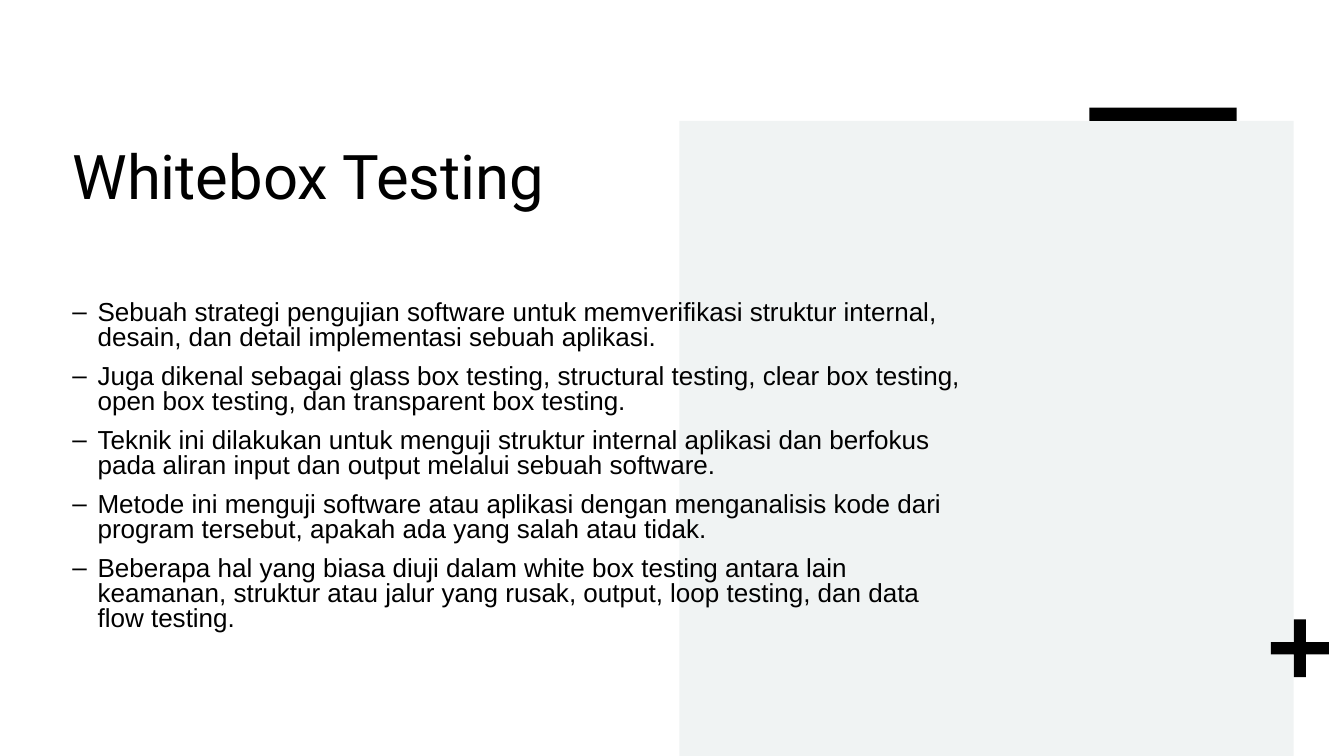
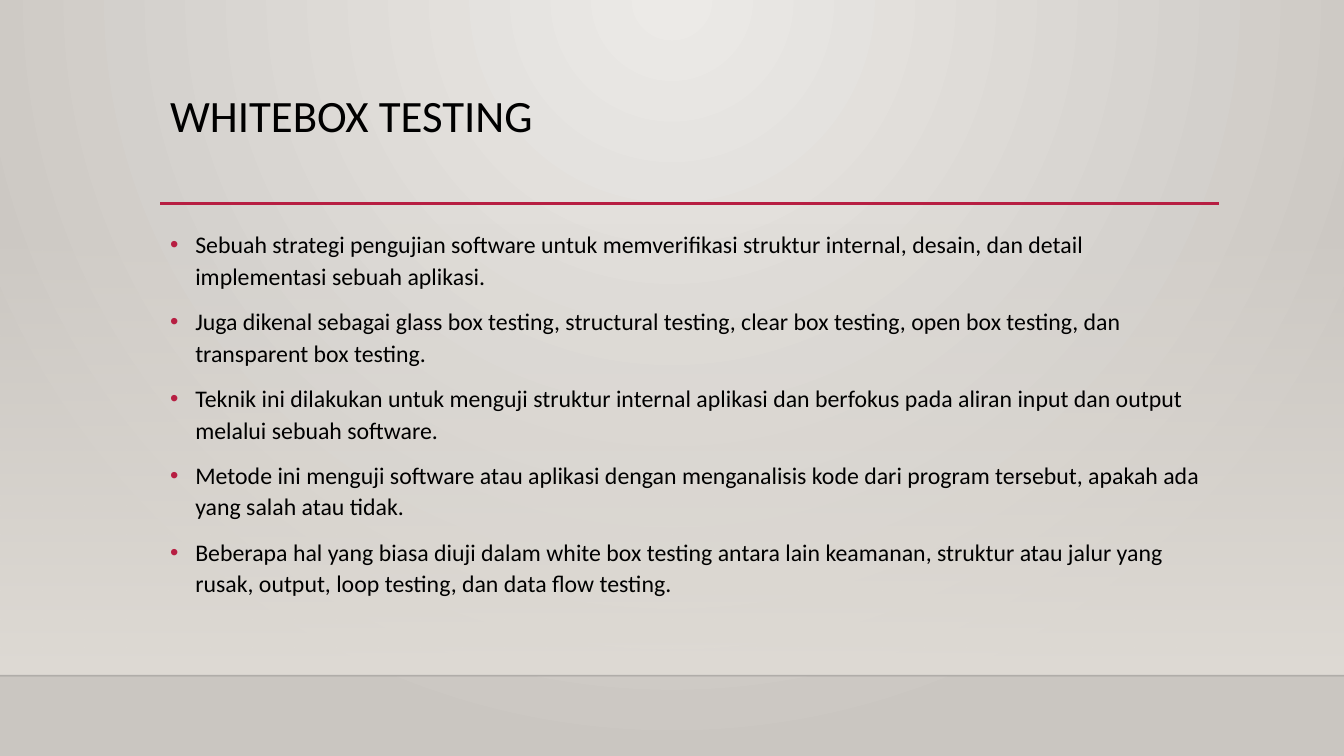
Before and after one commit to yordan-marcelino-marcus/testing-QA, a slide deck: slide 2 of UTS/UTS_Testing Dan QA Perangkat Lunak_Whitebox Testing, Unit Test dan CICD_Yordan Marcelino Marcus_201011401468.pptx. Drawn at 1344x756 pixels with LibreOffice and Linux fonts; fonts in the diff are those of the drawing; background and template pictures are left out. Boxes give left, top, right and bottom in pixels: in the first picture for what was removed or moved away, otherwise in the second. Text is boxed around its words. In the diff, an @@ line names an element or a change of style, - is before the commit and + after.

```diff
--- a/UTS/UTS_Testing Dan QA Perangkat Lunak_Whitebox Testing, Unit Test dan CICD_Yordan Marcelino Marcus_201011401468.pptx
+++ b/UTS/UTS_Testing Dan QA Perangkat Lunak_Whitebox Testing, Unit Test dan CICD_Yordan Marcelino Marcus_201011401468.pptx
@@ background #FFFFFF to gradient #ECEAE7 to #CAC7C1 @@
@@ title at box(170, 103, 533, 133): text changed; size 44 to 32 pt; font Roboto to Calibri @@
-Whitebox Testing
+WHITEBOX TESTING
@@ rectangle removed at box(1090, 108, 1237, 121) @@
@@ rectangle removed at box(680, 121, 1294, 756) @@
@@ line added from (160, 204) to (1220, 204), #B71E42 2.5 pt @@
@@ rectangle added at box(0, 223, 1344, 676), fill gradient #DFDBD5 @@
@@ text "Sebuah strategi pengujian software untuk ...": place and size @@
-text "Sebuah strategi pengujian software untuk ..." at box(98, 302, 960, 633)
+text "Sebuah strategi pengujian software untuk ..." at box(195, 236, 1198, 596)
@@ text "Sebuah strategi pengujian software untuk ..." at box(195, 236, 1198, 596): size 18.6 to 17 pt, font Arial to Calibri; bullet – to •; line spacing 0.8 to 1.1 @@
@@ plus removed at box(1271, 619, 1329, 677) @@
@@ line added from (0, 676) to (1344, 676), #000001 1 pt @@
```
Also in this commit, not shown: 7 other slides changed.
